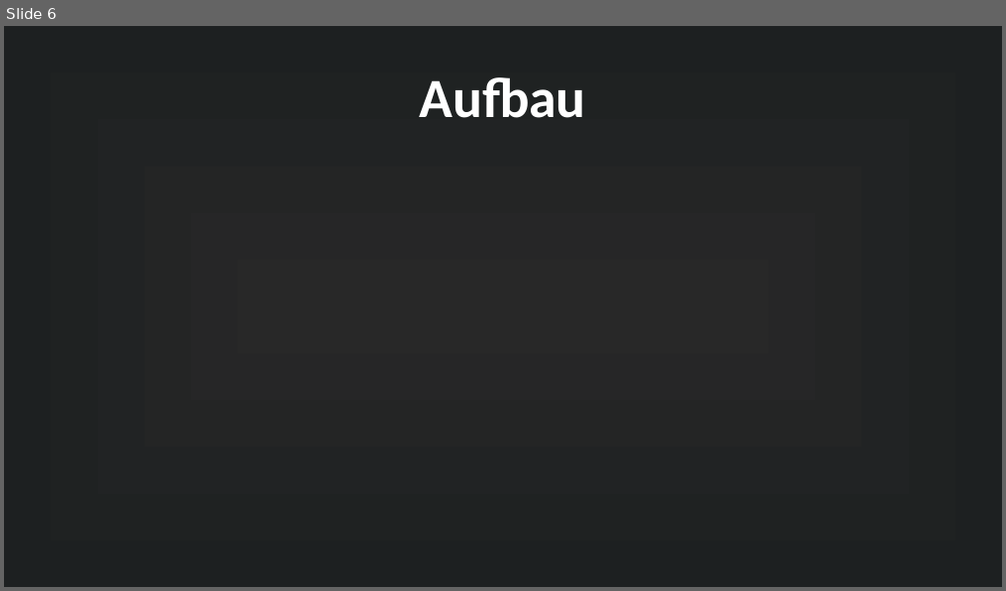
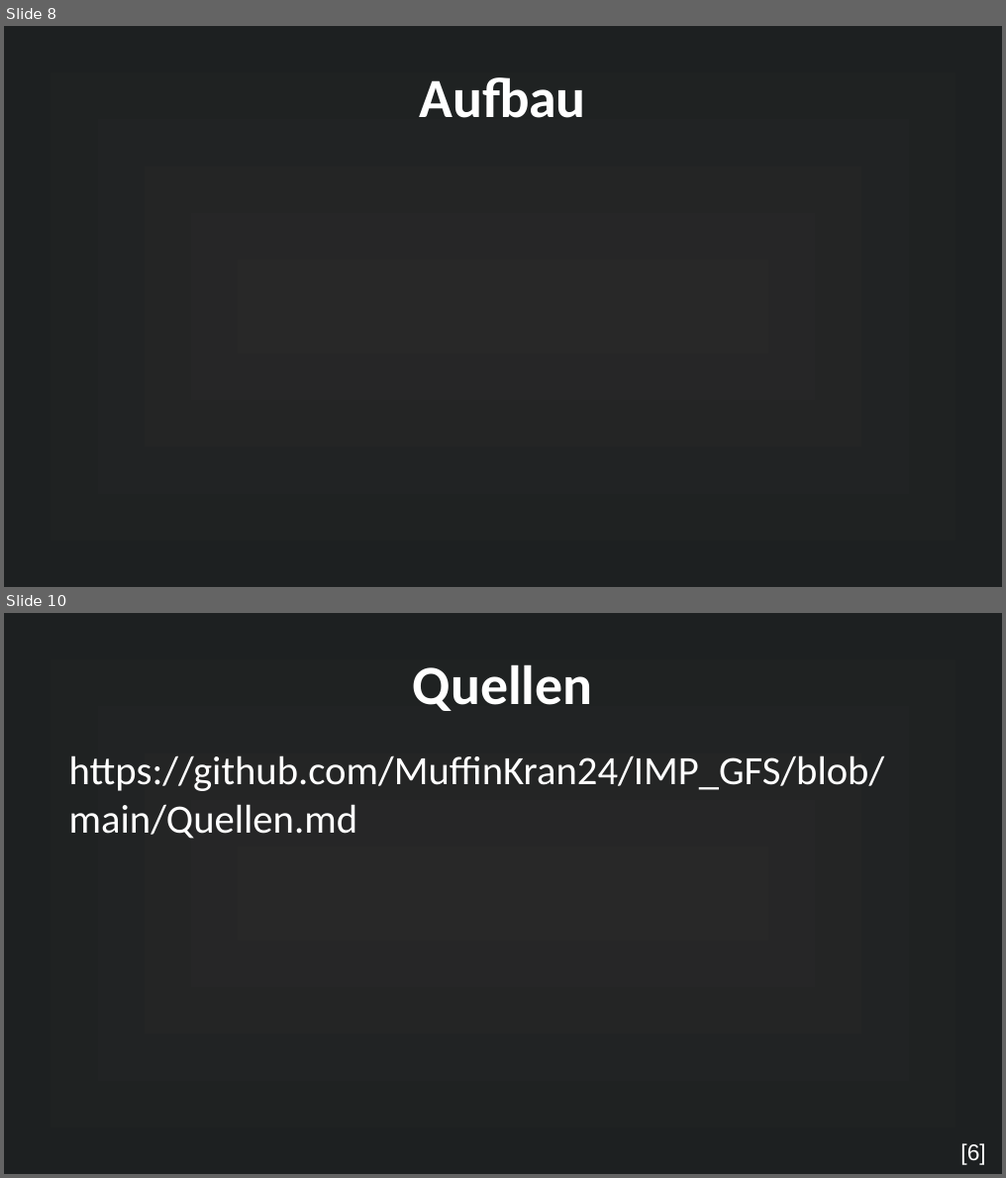
Before and after one commit to MuffinKran24/IMP_GFS, a slide deck: Mikrocontroller_GFS.odp. Shown one above the other, each under a label of ours: slide 6 before the commit, slides 8 and 10 after it; the slides between them are not shown. The pictures are 1006x591 and 1006x1178 pixels, drawn with LibreOffice and Linux fonts; fonts in the diff are those of the drawing. Boxes give left, top, right and bottom in pixels: in the first picture for what was removed or moved away, otherwise in the second. Text is boxed around its words. In the diff, an @@ line names an element or a change of style, - is before the commit and + after.

```diff
--- a/Mikrocontroller_GFS.odp
+++ b/Mikrocontroller_GFS.odp
@@ slide 10 added at (x1=4, y1=613, x2=1002, y2=1174), background gradient #282828 to #1D2021 @@
@@ title added at (x1=413, y1=664, x2=593, y2=711), 44 pt, text #FFFFFF, bold @@
+Quellen
@@ text added at (x1=69, y1=756, x2=885, y2=839), 32 pt, text #FFFFFF @@
+https://github.com/MuffinKran24/IMP_GFS/blob/main/Quellen.md
@@ text added at (x1=960, y1=1144, x2=985, y2=1165), 18 pt, text #FFFFFF @@
+[6]
@@ what was slide 6 is now slide 8 @@
```
Also in this commit, not shown: 3 slides changed, 4 other slides added, 1 slide removed, 12 other files.
